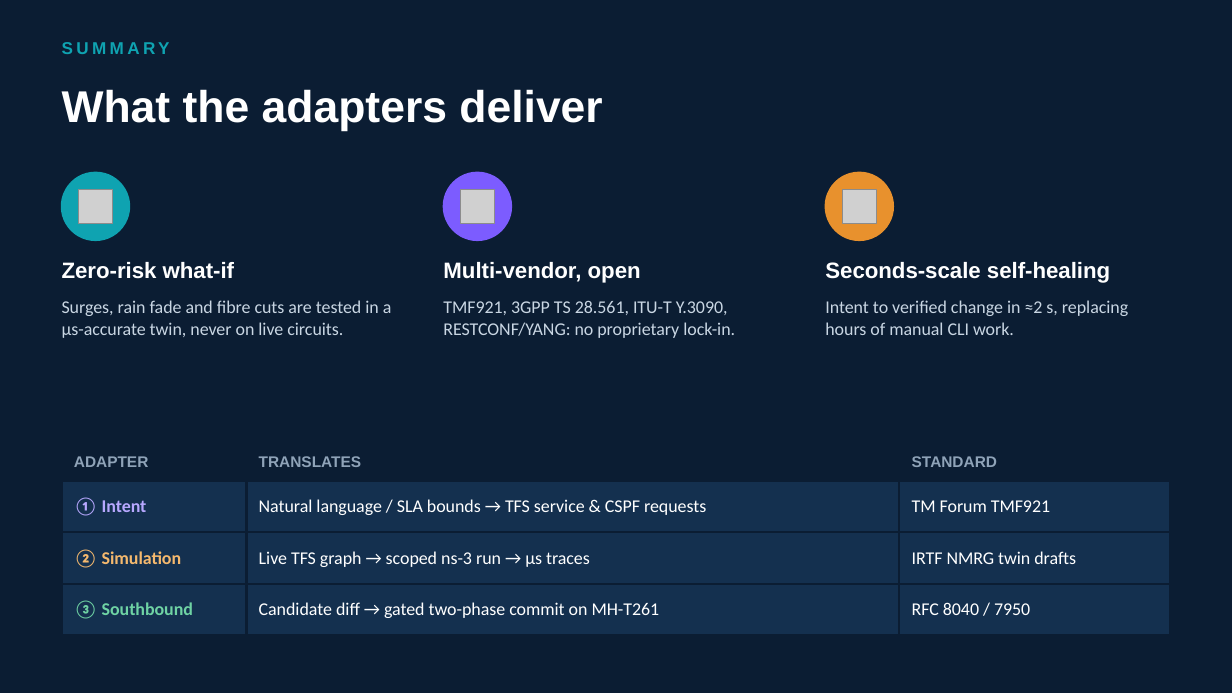
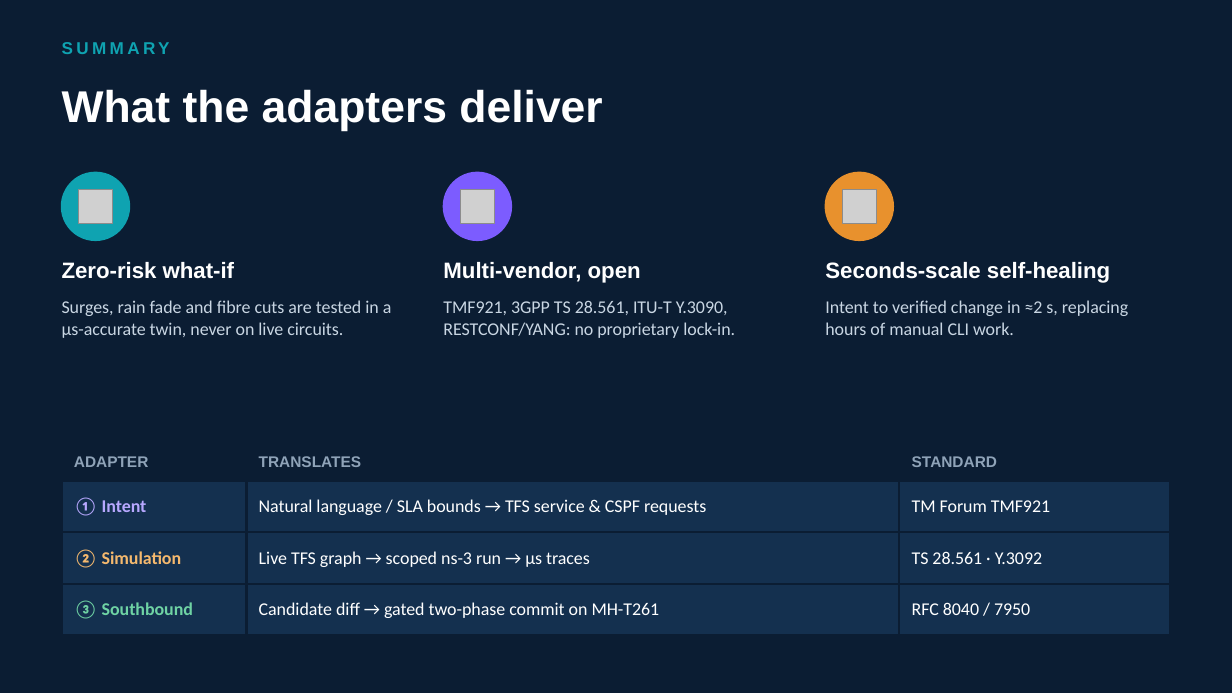
Before and after one commit to efidvir/MARL_code, a slide deck: slide 10 of presentations/digital_twin_adapters/Telecom_Digital_Twin_Adapters_and_Standards_v2.pptx (slide 9 before the commit). Drawn at 1232x693 pixels with LibreOffice and Linux fonts; fonts in the diff are those of the drawing; grey boxes stand for pictures. Boxes give left, top, right and bottom in pixels: in the first picture for what was removed or moved away, otherwise in the second. Text is boxed around its words. In the diff, an @@ line names an element or a change of style, - is before the commit and + after.

```diff
--- a/presentations/digital_twin_adapters/Telecom_Digital_Twin_Adapters_and_Standards_v2.pptx
+++ b/presentations/digital_twin_adapters/Telecom_Digital_Twin_Adapters_and_Standards_v2.pptx
@@ table at (x1=62, y1=444, x2=1170, y2=623) @@
-row 3, column 3: IRTF NMRG twin drafts
+row 3, column 3: TS 28.561 · Y.3092
```
Also in this commit, not shown: 3 other slides changed, 1 slide added, 1 other file.
